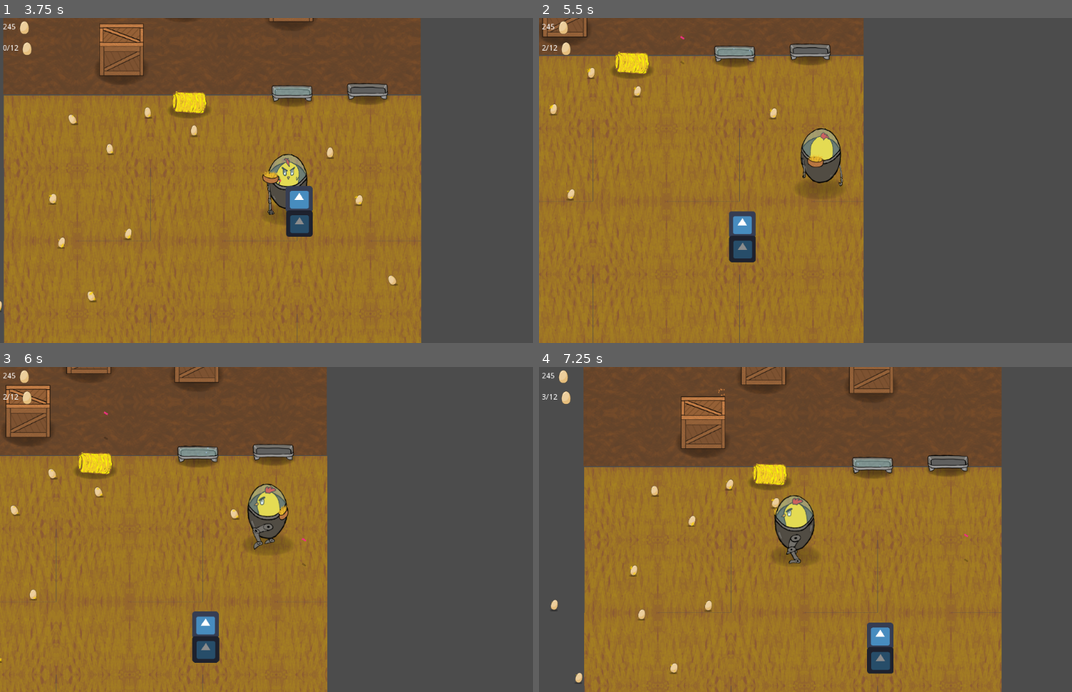
Above: before the commit, frames 1-4 (two rows, left to right).
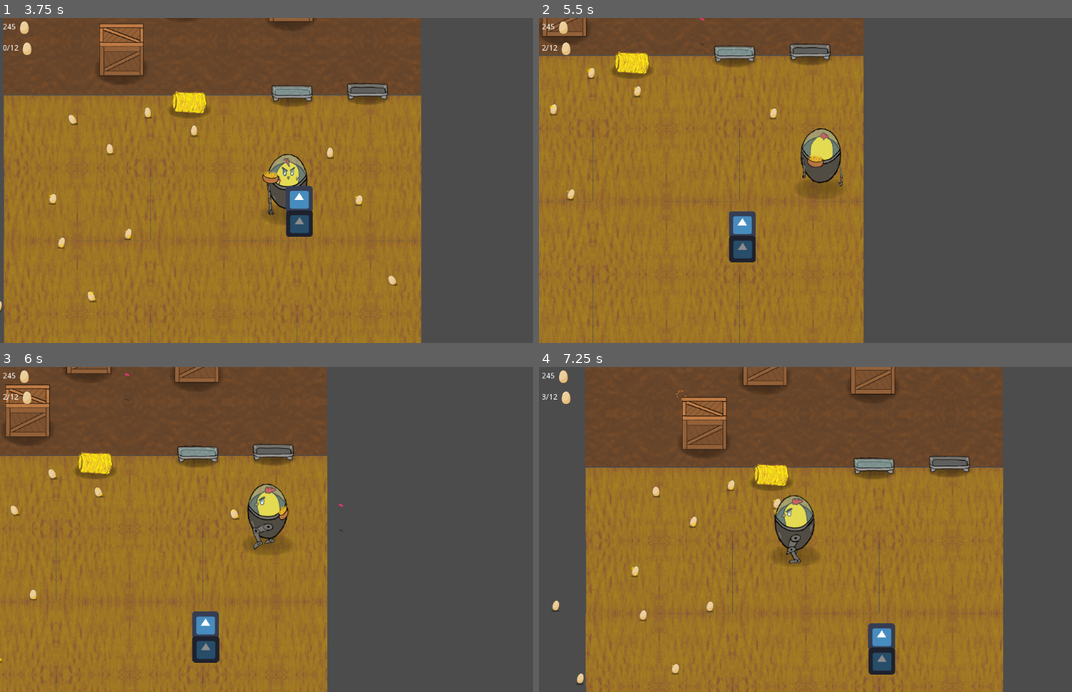
Above: after the commit, the same moments.

Repository: CiaranWoodward/LD46
Game: Godot game, scene res://Menu/DesignMenu.tscn
Two runs of this game, one before a commit and one after it. Both use one fixed random seed, a clock stepped at 60 frames per second and the inputs below. The engine's default icon, where the game draws it, is replaced by a stand-in: a white triangle on a blue panel in a dark square.
Inputs (mouse positions are in pixels of both pictures, inside the frame that each line leads up to):
- Up to frame 1 (3.75 s): click "Into Battle!" at 0.5 s; click "Thanks!" at 1.25 s; click (106, 70) at 2.02 s; tap Enter (ui_accept) at 2.75, 3.02 s; move the mouse to (367, 180) at 2.77 s; hold Right (player_right) 2.78-3.53 s; click (367, 180) at 2.85 s; move the mouse to (165, 196) at 3.52 s; hold S (player_down) from 3.53 s (still down); right-click (165, 196) at 3.6 s
- Up to frame 2 (5.5 s): tap Enter (ui_accept) at 3.77, 5.27 s; move the mouse to (874, 109) at 4.27 s; release S (player_down) at 4.28 s; hold Right (player_right) 4.28-5.03 s; click (874, 109) at 4.35 s; move the mouse to (789, 245) at 5.02 s; hold W (player_up) from 5.03 s (still down); right-click (789, 245) at 5.1 s; click (789, 245) at 5.17 s
- Up to frame 3 (6 s): move the mouse to (442, 578) at 5.77 s; release W (player_up) at 5.78 s; hold A (player_left) from 5.78 s (still down); click (442, 578) at 5.85 s
- Up to frame 4 (7.25 s): keep holding A (player_left); tap Enter (ui_accept) at 6.02, 6.77 s; move the mouse to (650, 480) at 6.52 s; right-click (650, 480) at 6.6 s

Frame 1 is identical in both runs. In frame 2, 0.1% of the frame differs, in the area x 0-32%, y 0-15%; in frame 3, 0.5%; in frame 4, 3.6%, in the area x 2-88%, y 0-100%.

Commit message:
Farmer's aim at player's extrapolated position

Diff:
--- a/Enemies/Farmer.gd
+++ b/Enemies/Farmer.gd
@@ -49,7 +49,10 @@
 		return
 	Global.bulletField.add_child(newBullet)
 	newBullet.set_global_position(fp)
-	var toplayer = Global.player.get_global_position() - self.get_global_position()
+	var toplayer = Global.player.get_global_position() - firepoint.get_global_position()
+	# Extrapolate player's future position
+	var timetoplayer = toplayer.length() / bulletforce
+	toplayer = toplayer + timetoplayer * Global.player.linear_velocity
 	var newforce = toplayer.normalized() * bulletforce
 	newforce.x = newforce.x * (1 + rand_range(-spread, spread))
 	newforce.y = newforce.y * (1 + rand_range(-spread, spread))
